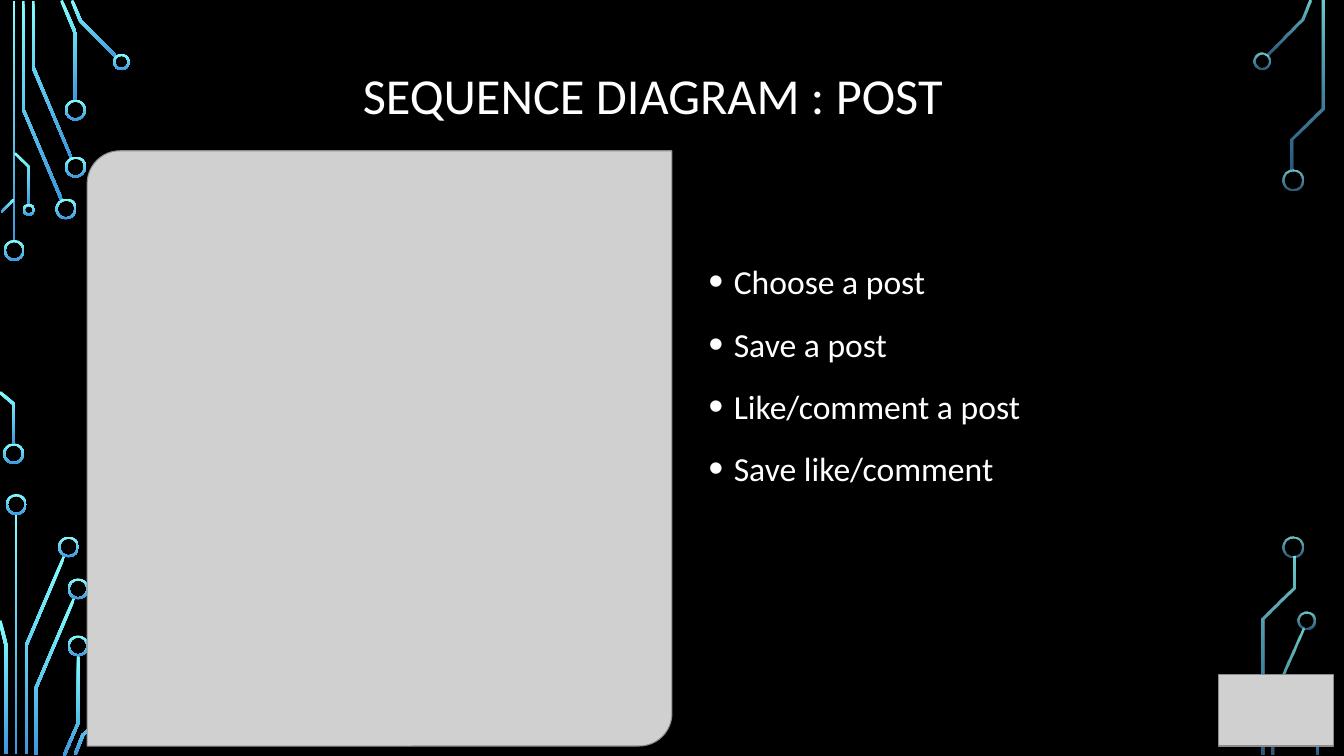
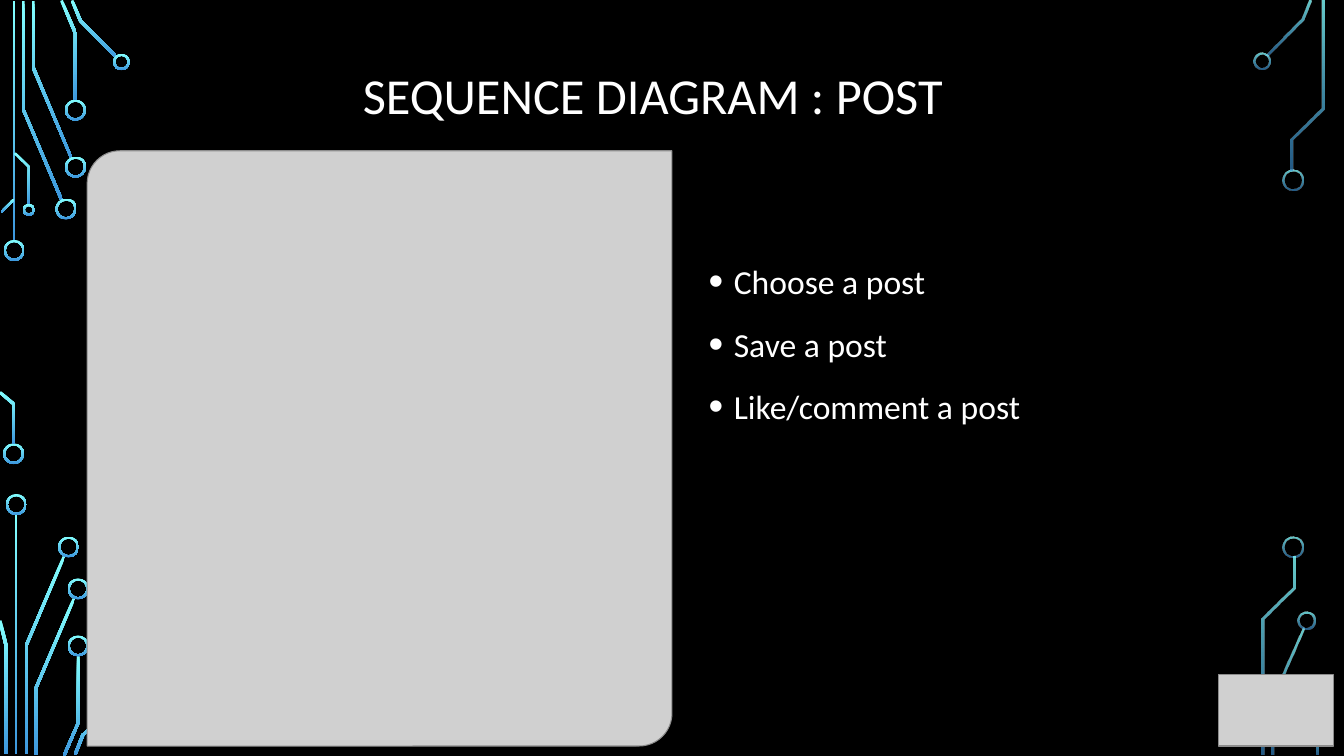
Before and after one commit to ahadhri90/VirtualTag, a slide deck: slide 13 of Projet Virtual Tag.pptx. Drawn at 1344x756 pixels with LibreOffice and Linux fonts; fonts in the diff are those of the drawing; grey boxes stand for pictures; background and template pictures are left out. Boxes give left, top, right and bottom in pixels: in the first picture for what was removed or moved away, otherwise in the second. Text is boxed around its words. In the diff, an @@ line names an element or a change of style, - is before the commit and + after.

```diff
--- a/Projet Virtual Tag.pptx
+++ b/Projet Virtual Tag.pptx
@@ text at (734,457,993,483): paragraph removed @@
-• Save like/comment
```
